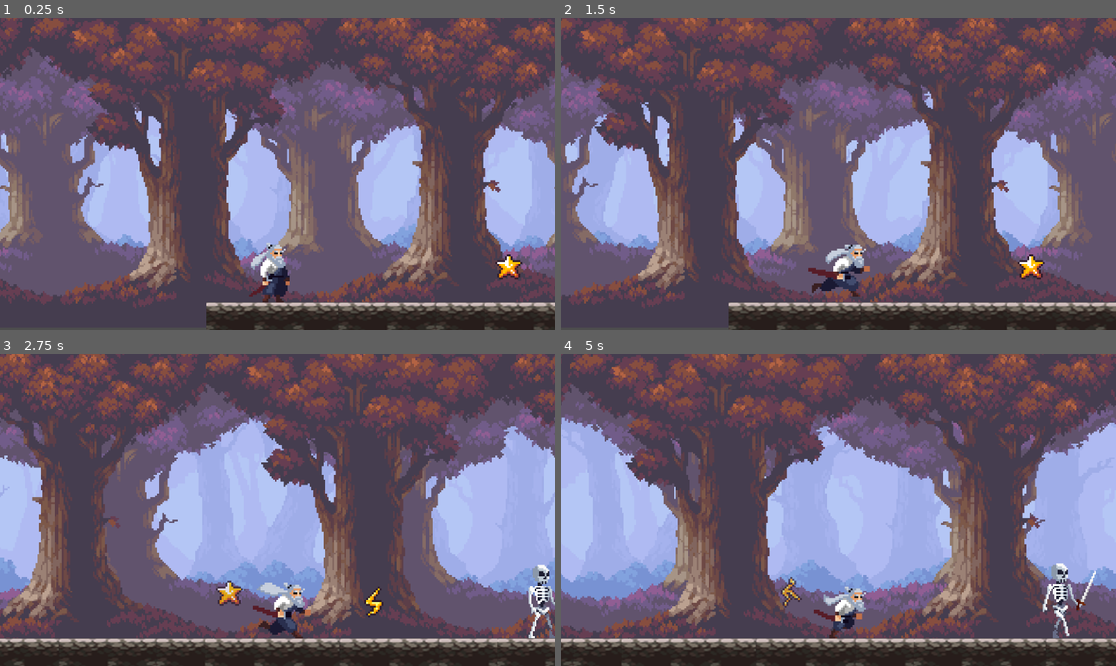
Above: before the commit, frames 1-4 (two rows, left to right).
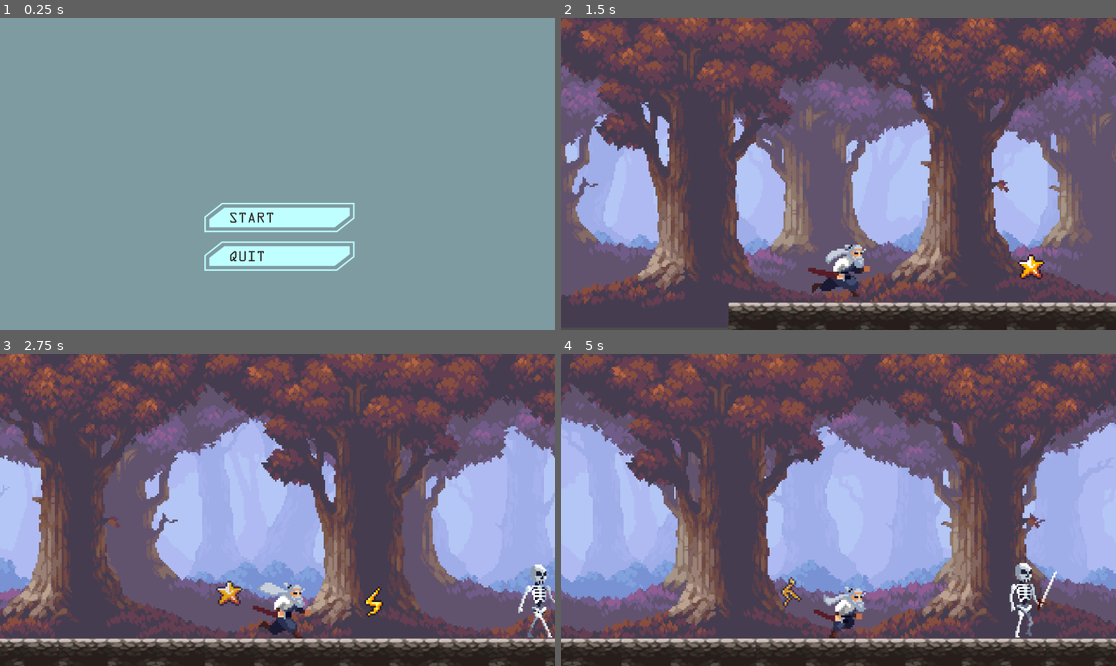
Above: after the commit, the same moments.

Repository: kefyrodievas/play-or-die
Game: Godot game, scene res://scenes/menu.tscn
Same seed, same stepped clock (60 frames per second), same inputs: the game is played once before the commit and once after it. Before the commit the project starts from res://scenes/main.tscn.
Inputs (mouse positions are in pixels of both pictures, inside the frame that each line leads up to):
- Up to frame 1 (0.25 s): no input
- Up to frame 2 (1.5 s): click (838, 217) at 0.52 s; hold D (Move_right) from 1.28 s (still down)
- Up to frame 3 (2.75 s): keep holding D (Move_right); tap Space (Jump) at 1.52, 2.27 s
- Up to frame 4 (5 s): release D (Move_right) at 2.78 s; hold A (Move_left) 2.78-3.53 s; hold D (Move_right) from 3.53 s (still down); tap Space (Jump) at 3.77, 4.52 s

The runs differ from the first frame. In frame 1, 100% of the frame differs, in the area x 0-100%, y 0-100%; in frame 2, nothing differs; in frame 3, 0.6%; in frame 4, 1.3%.

Commit message:
Main menu
Yra main menu, ne per graziausias, nes nelabai free assets nelabai yra kad kazkas i tematika butu

Diff:
--- a/project.godot
+++ b/project.godot
@@ -11,7 +11,7 @@
 [application]
 
 config/name="Play or Die"
-run/main_scene="uid://lbdb1xbd2i0i"
+run/main_scene="uid://0batdvsrfcqn"
 config/features=PackedStringArray("4.6", "Mobile")
 config/icon="res://icon.svg"
 
--- a/scenes/enemy.gd
+++ b/scenes/enemy.gd
@@ -17,7 +17,7 @@
 
 var direction: Vector2
 const gravity = 900
-var knockback_force = 200
+var knockback_force = -20
 var is_roaming: bool = true
 
 var player: CharacterBody2D
@@ -40,6 +40,9 @@
 			var direction_to_player = position.direction_to(player.position) * speed
 			velocity.x = direction_to_player.x #not gonna follow it upwards
 			direction.x = abs(velocity.x) / velocity.x
+		elif taking_damage:
+			var knockback_direction = position.direction_to(player.position) * knockback_force
+			velocity.x = knockback_direction.x
 		is_roaming = true
 	elif dead:
 		velocity.x = 0
@@ -78,24 +81,15 @@
 	array.shuffle()
 	return array.front()
 
+func _on_hitbox_area_entered(area):
+	var damage = 10
+	#if area == damageZone:
+	take_damage(damage)
 
-
-
-#@onready var target = $"."
-#var speed = 150
-#
-#func _physics_process(delta):
-		#var direction = (target.position-position).normalized()
-		#velocity = direction * speed
-		#look_at(target.position)
-		#move_and_slide()
-		#
-
-## Called when the node enters the scene tree for the first time.
-#func _ready() -> void:
-	#pass # Replace with function body.
-#
-#
-## Called every frame. 'delta' is the elapsed time since the previous frame.
-#func _process(delta: float) -> void:
-	#pass
+func take_damage(damage):
+	health -= damage
+	taking_damage = true
+	if health <= health_min:
+		health = health_min
+		dead = true
+	print(str(self), "current healt is ", health)
--- a/scenes/enemy.tscn
+++ b/scenes/enemy.tscn
@@ -359,15 +359,23 @@
 
 [sub_resource type="CapsuleShape2D" id="CapsuleShape2D_e7lhw"]
 custom_solver_bias = 0.145
-radius = 51.0
+radius = 41.0
 height = 154.0
+
+[sub_resource type="CapsuleShape2D" id="CapsuleShape2D_xwavj"]
+radius = 35.0
+height = 156.0
+
+[sub_resource type="CapsuleShape2D" id="CapsuleShape2D_nenq2"]
+radius = 56.0
+height = 156.0
 
 [node name="Enemy" type="CharacterBody2D" unique_id=2045138673]
 script = ExtResource("1_md0e3")
 
 [node name="AnimatedSprite2D" type="AnimatedSprite2D" parent="." unique_id=474033608]
 texture_filter = 1
-position = Vector2(0, -13.25)
+position = Vector2(8, -20)
 scale = Vector2(3.0520835, 3.3710935)
 sprite_frames = SubResource("SpriteFrames_8qclf")
 animation = &"idle"
@@ -375,10 +383,23 @@
 frame_progress = 0.36645302
 
 [node name="CollisionShape2D" type="CollisionShape2D" parent="." unique_id=772311672]
-position = Vector2(-7, 17)
+position = Vector2(0, 11)
 shape = SubResource("CapsuleShape2D_e7lhw")
 
 [node name="DirectionTimer" type="Timer" parent="." unique_id=578213721]
 autostart = true
 
+[node name="Hitbox" type="Area2D" parent="." unique_id=977923842]
+
+[node name="hitboxCollision" type="CollisionShape2D" parent="Hitbox" unique_id=613777571]
+position = Vector2(-1, 10)
+shape = SubResource("CapsuleShape2D_xwavj")
+
+[node name="DealDamgeArea" type="Area2D" parent="." unique_id=1689948129]
+
+[node name="DealDamageCollision" type="CollisionShape2D" parent="DealDamgeArea" unique_id=1605860416]
+position = Vector2(4, 8)
+shape = SubResource("CapsuleShape2D_nenq2")
+
 [connection signal="timeout" from="DirectionTimer" to="." method="_on_direction_timer_timeout"]
+[connection signal="area_entered" from="Hitbox" to="." method="_on_hitbox_area_entered"]
--- /dev/null
+++ b/scenes/menu.gd
@@ -0,0 +1,16 @@
+extends Node2D
+
+
+# Called when the node enters the scene tree for the first time.
+func _ready():
+	pass # Replace with function body.
+
+
+
+func _on_start_pressed():
+	get_tree().change_scene_to_file("res://scenes/main.tscn")
+
+
+
+func _on_exit_pressed():
+	get_tree().quit()
--- a/scenes/menu.tscn
+++ b/scenes/menu.tscn
@@ -1,10 +1,18 @@
 [gd_scene format=3 uid="uid://0batdvsrfcqn"]
 
+[ext_resource type="Script" uid="uid://dg60kbqm22pd" path="res://scenes/menu.gd" id="1_yqeox"]
+[ext_resource type="Texture2D" uid="uid://c2ajg66et1o06" path="res://assets/img/menu/Start.png" id="2_4ytvr"]
+[ext_resource type="Texture2D" uid="uid://chipd31xgrs23" path="res://assets/img/menu/Start_hover.png" id="3_g3eks"]
+[ext_resource type="Texture2D" uid="uid://btnrbjlxxeb05" path="res://assets/img/menu/Quit.png" id="4_v86rl"]
+[ext_resource type="Texture2D" uid="uid://bfksdjputkh14" path="res://assets/img/menu/Quit_hover.png" id="5_13sgg"]
+
 [node name="Menu" type="Node2D" unique_id=938309895]
+script = ExtResource("1_yqeox")
+metadata/_edit_vertical_guides_ = [576.0]
 
 [node name="ColorRect" type="ColorRect" parent="." unique_id=233429386]
-offset_right = 1162.0
-offset_bottom = 661.0
+offset_right = 1152.0
+offset_bottom = 648.0
 color = Color(0.49803922, 0.60784316, 0.63529414, 1)
 
 [node name="Control" type="Control" parent="." unique_id=318662773]
@@ -13,12 +21,26 @@
 offset_right = 40.0
 offset_bottom = 40.0
 
-[node name="Button" type="Button" parent="Control" unique_id=289554155]
+[node name="Start" type="TextureButton" parent="Control" unique_id=757700104]
+layout_mode = 1
+anchors_preset = -1
+offset_left = 424.0
+offset_top = 384.0
+offset_right = 944.0
+offset_bottom = 486.0
+scale = Vector2(0.6, 0.6)
+texture_normal = ExtResource("2_4ytvr")
+texture_hover = ExtResource("3_g3eks")
+
+[node name="Exit" type="TextureButton" parent="Control" unique_id=2115434746]
 layout_mode = 0
-offset_right = 8.0
-offset_bottom = 8.0
+offset_left = 424.0
+offset_top = 464.0
+offset_right = 944.0
+offset_bottom = 566.0
+scale = Vector2(0.6, 0.6)
+texture_normal = ExtResource("4_v86rl")
+texture_hover = ExtResource("5_13sgg")
 
-[node name="Button2" type="Button" parent="Control" unique_id=1759734343]
-layout_mode = 0
-offset_right = 8.0
-offset_bottom = 8.0
+[connection signal="pressed" from="Control/Start" to="." method="_on_start_pressed"]
+[connection signal="pressed" from="Control/Exit" to="." method="_on_exit_pressed"]
Binary file added: assets/img/menu/Quit.png
Not shown, added: assets/img/menu/Quit.png.import
Binary file added: assets/img/menu/Quit_hover.png
Not shown, added: assets/img/menu/Quit_hover.png.import
Binary file added: assets/img/menu/Start.png
Not shown, added: assets/img/menu/Start.png.import
Binary file added: assets/img/menu/Start_hover.png
Not shown, added: assets/img/menu/Start_hover.png.import
Not shown, added: scenes/menu.gd.uid
